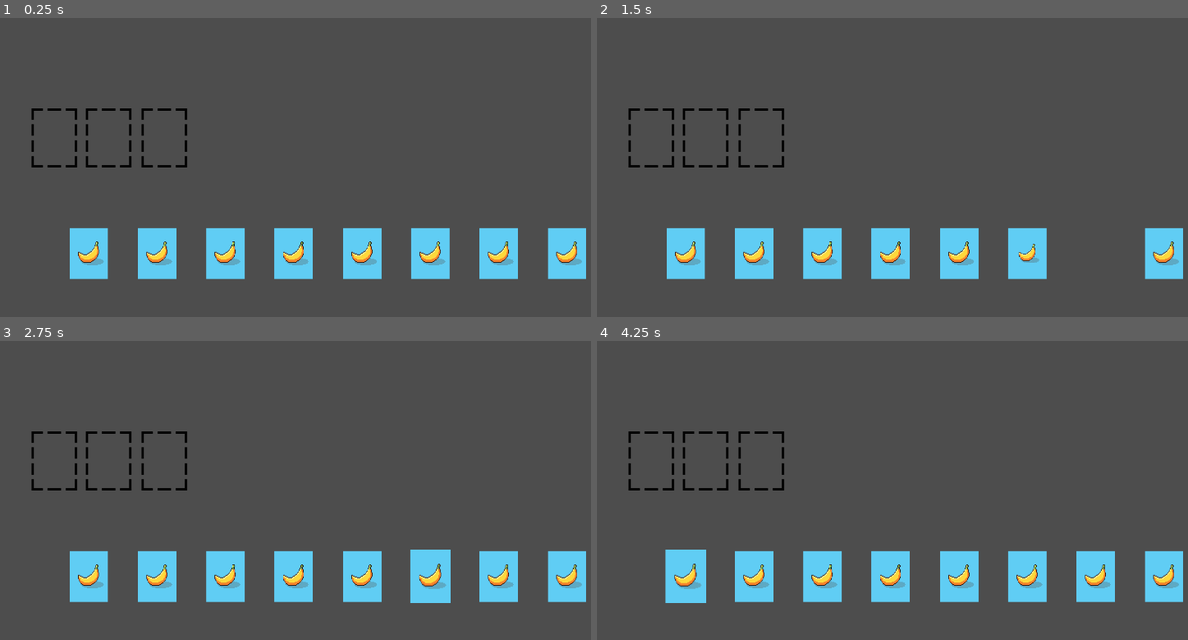
Above: before the commit, frames 1-4 (two rows, left to right).
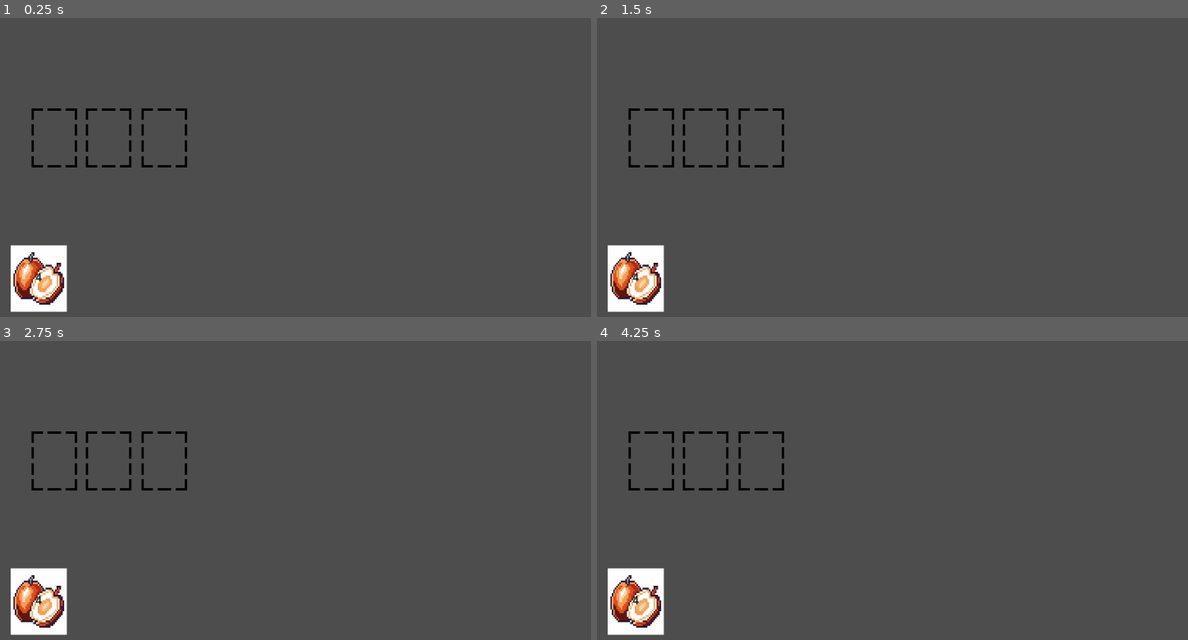
Above: after the commit, the same moments.

Repository: brianyangidea/Smorgascard-The-Game
Game: Godot game, scene res://scenes/main.tscn
Same seed, same stepped clock (60 frames per second), same inputs: the game is played once before the commit and once after it.
Inputs (mouse positions are in pixels of both pictures, inside the frame that each line leads up to):
- Up to frame 1 (0.25 s): no input
- Up to frame 2 (1.5 s): tap Enter at 0.5 s; drag from (1164, 254) to (957, 254) at 0.52 s; drag from (1093, 254) to (892, 254) at 1.27 s
- Up to frame 3 (2.75 s): move the mouse to (431, 577) at 2.02 s; click (431, 577) at 2.17 s
- Up to frame 4 (4.25 s): tap Space at 2.75 s; drag from (957, 577) to (756, 577) at 2.77 s; drag from (892, 577) to (685, 577) at 3.52 s

The runs differ from the first frame. In frame 1, 11% of the frame differs, in the area x 1-100%, y 70-99%; in frame 2, 10%; in frame 3, 11%; in frame 4, 11%, in the area x 1-100%, y 69-99%.

Commit message:
added card deck functionality and card drawing

Diff:
--- a/Smorgascard - The Card Game With Everything/smorgascard/scenes/main.tscn
+++ b/Smorgascard - The Card Game With Everything/smorgascard/scenes/main.tscn
@@ -3,6 +3,12 @@
 [ext_resource type="Script" uid="uid://dcqgtrbcuq60p" path="res://scripts/card_manager.gd" id="1_0wfyh"]
 [ext_resource type="Script" uid="uid://bbyyen8828fgs" path="res://scripts/player_hand.gd" id="3_jyhfs"]
 [ext_resource type="PackedScene" uid="uid://csthb6i22oggd" path="res://scenes/card_slot.tscn" id="3_sugp2"]
+[ext_resource type="Texture2D" uid="uid://cawedt8drcr1f" path="res://assets/apricot.jpg" id="4_jyhfs"]
+[ext_resource type="Script" uid="uid://darfsc8eg8eou" path="res://scripts/deck.gd" id="4_tbgi4"]
+[ext_resource type="Script" uid="uid://cdviw3mbqc62x" path="res://scripts/input_manager.gd" id="6_tefeu"]
+
+[sub_resource type="RectangleShape2D" id="RectangleShape2D_tbgi4"]
+size = Vector2(165, 194.5)
 
 [node name="main" type="Node2D" unique_id=162573375]
 
@@ -20,3 +26,33 @@
 
 [node name="player_hand" type="Node2D" parent="." unique_id=602123205]
 script = ExtResource("3_jyhfs")
+
+[node name="deck" type="Node2D" parent="." unique_id=1728130434]
+z_index = -2
+position = Vector2(113.16896, 873.46765)
+script = ExtResource("4_tbgi4")
+
+[node name="Sprite2D" type="Sprite2D" parent="deck" unique_id=1570224321]
+z_index = -2
+position = Vector2(-1.5258789e-05, 0)
+scale = Vector2(0.46857145, 0.5542857)
+texture = ExtResource("4_jyhfs")
+
+[node name="Area2D" type="Area2D" parent="deck" unique_id=695975885]
+collision_layer = 4
+collision_mask = 4
+
+[node name="CollisionShape2D" type="CollisionShape2D" parent="deck/Area2D" unique_id=1972467286]
+shape = SubResource("RectangleShape2D_tbgi4")
+
+[node name="RichTextLabel" type="RichTextLabel" parent="deck" unique_id=218979854]
+modulate = Color(0, 0, 0, 1)
+offset_left = -9.0
+offset_top = -28.0
+offset_right = 31.0
+offset_bottom = 12.0
+scale = Vector2(2, 2)
+text = "0"
+
+[node name="input_manager" type="Node2D" parent="." unique_id=239003621]
+script = ExtResource("6_tefeu")
--- a/Smorgascard - The Card Game With Everything/smorgascard/scripts/card_manager.gd
+++ b/Smorgascard - The Card Game With Everything/smorgascard/scripts/card_manager.gd
@@ -2,6 +2,7 @@
 
 const COLLISION_MASK_CARD = 1
 const COLLISION_MASK_CARD_SLOT = 2
+const DEFAULT_CARD_MOVE_SPEED = 0.1
 
 var card_being_dragged
 var screen_size
@@ -13,7 +14,7 @@
 func _ready() -> void:
 	screen_size = get_viewport_rect().size
 	player_hand_reference = $"../player_hand"
-
+	$"../input_manager".connect("left_mouse_button_released", on_left_click_released)
 
 #Called every frame. 'delta' is the elapsed time since the previous frame.
 func _process(_delta: float) -> void:
@@ -21,18 +22,6 @@
 		var mouse_pos = get_global_mouse_position()
 		card_being_dragged.position = Vector2(clamp(mouse_pos.x, 0, screen_size.x),
 			clamp(mouse_pos.y, 0, screen_size.y))
-
-
-#Called for input event. This case is a mouse click
-func _input(event):
-	if event is InputEventMouseButton and event.button_index == MOUSE_BUTTON_LEFT:
-		if event.pressed:
-			var card = check_for_card()
-			if card:
-				start_drag(card)
-		else:
-			if card_being_dragged:
-				finish_drag()
 
 
 #Simple fuction that scales down the card when it is being dragged
@@ -53,7 +42,7 @@
 		card_being_dragged.get_node("Area2D/CollisionShape2D").disabled = true
 		card_slot_found.card_in_slot = true
 	else:
-		player_hand_reference.add_card_to_hand(card_being_dragged)
+		player_hand_reference.add_card_to_hand(card_being_dragged, DEFAULT_CARD_MOVE_SPEED)
 	card_being_dragged = null
 
 
@@ -62,6 +51,10 @@
 	card.connect("hovered", card_hovered_over)
 	card.connect("hovered_off", card_hovered_off)
 
+
+func on_left_click_released():
+	if card_being_dragged:
+		finish_drag()
 
 #Called when card is hovered over. Calls highlight_card to turn on.
 func card_hovered_over(card):
--- /dev/null
+++ b/Smorgascard - The Card Game With Everything/smorgascard/scripts/deck.gd
@@ -0,0 +1,32 @@
+extends Node2D
+
+const CARD_SCENE_PATH = "res://scenes/card.tscn"
+const CARD_DRAW_SPEED = 0.2 #Controls speed at which cards are drawn out of deck
+
+#This variable contains the player's entire deck and all its cards
+var player_deck = ["knight", "knight", "knight", "knight"]
+
+# Called when the node enters the scene tree for the first time.
+func _ready() -> void:
+	$RichTextLabel.text = str(player_deck.size())
+
+
+# Called every frame. 'delta' is the elapsed time since the previous frame.
+func draw_card():
+	var card_drawn = player_deck[0]
+	player_deck.erase(card_drawn)
+
+	#Check if drawn card was last card in deck
+	#Disables deck and it's visibility if true
+	if player_deck.size() == 0:
+		$Area2D/CollisionShape2D.disabled = true
+		$Sprite2D.visible = false
+		$RichTextLabel.visible = false
+
+	$RichTextLabel.text = str(player_deck.size())
+	var card_scene = preload(CARD_SCENE_PATH)
+	var new_card = card_scene.instantiate()
+	new_card.position = self.position
+	$"../card_manager".add_child(new_card)
+	new_card.name = "Card"
+	$"../player_hand".add_card_to_hand(new_card, CARD_DRAW_SPEED)
--- /dev/null
+++ b/Smorgascard - The Card Game With Everything/smorgascard/scripts/input_manager.gd
@@ -0,0 +1,43 @@
+extends Node2D
+
+signal left_mouse_button_clicked
+signal left_mouse_button_released
+
+const COLLISION_MASK_CARD = 1
+const COLLISION_MASK_DECK = 4
+
+var card_manager_reference
+var deck_reference
+
+
+func _ready() -> void:
+	card_manager_reference = $"../card_manager"
+	deck_reference = $"../deck"
+
+
+func _input(event):
+	if event is InputEventMouseButton and event.button_index == MOUSE_BUTTON_LEFT:
+		if event.pressed:
+			emit_signal("left_mouse_button_clicked")
+			raycast_at_cursor()
+		else:
+			emit_signal("left_mouse_button_released")
+			pass
+
+
+func raycast_at_cursor():
+	var space_state = get_viewport().world_2d.direct_space_state
+	var parameters = PhysicsPointQueryParameters2D.new()
+	parameters.position = get_viewport().get_mouse_position()
+	parameters.collide_with_areas = true
+	var result = space_state.intersect_point(parameters)
+	if result.size() > 0:
+		var result_collision_mask = result[0].collider.collision_mask
+		if result_collision_mask == COLLISION_MASK_CARD:
+			#Card clicked
+			var card_found = result[0].collider.get_parent()
+			if card_found:
+				card_manager_reference.start_drag(card_found)
+		elif result_collision_mask == COLLISION_MASK_DECK:
+			#Deck clicked
+			deck_reference.draw_card()
--- a/Smorgascard - The Card Game With Everything/smorgascard/scripts/player_hand.gd
+++ b/Smorgascard - The Card Game With Everything/smorgascard/scripts/player_hand.gd
@@ -1,10 +1,9 @@
 extends Node2D
 
-const CARD_SCENE_PATH = "res://scenes/card.tscn"
 const CARD_WIDTH = 200
 const HAND_Y_POSITION = 800
+const DEFAULT_CARD_MOVE_SPEED = 0.2
 
-var hand_count = 8
 var player_hand = []
 var center_screen_x
 
@@ -13,32 +12,25 @@
 func _ready() -> void:
 	center_screen_x = get_viewport().size.x / 2
 
-	var card_scene = preload(CARD_SCENE_PATH)
-	for i in range(hand_count):
-		var new_card = card_scene.instantiate()
-		$"../card_manager".add_child(new_card)
-		new_card.name = "Card"
-		add_card_to_hand(new_card)
-
 
 #Used with a for loop to add cards to a player's hand
-func add_card_to_hand(card):
+func add_card_to_hand(card, speed):
 	if card not in player_hand:
 		player_hand.insert(0, card)
-		update_hand_positions()
+		update_hand_positions(speed)
 	else:
-		animate_card_to_position(card, card.hand_position)
+		animate_card_to_position(card, card.hand_position, DEFAULT_CARD_MOVE_SPEED)
 
 
 #Activate this function to check cards and update card positions in the hand.
 #Handy after a card is played
-func update_hand_positions():
+func update_hand_positions(speed):
 	for i in range(player_hand.size()):
 		#get new card position based on index
 		var new_position = Vector2(calculate_card_position(i), HAND_Y_POSITION)
 		var card = player_hand[i]
 		card.hand_position = new_position
-		animate_card_to_position(card, new_position)
+		animate_card_to_position(card, new_position, speed)
 
 
 #Helper function to calculate the proper position of where to put the card in hand
@@ -50,13 +42,13 @@
 
 #Responsible for that swoop animation of the card.
 #Change that number to change the speed of the animation
-func animate_card_to_position(card, new_position):
+func animate_card_to_position(card, new_position, speed):
 	var tween = get_tree().create_tween()
-	tween.tween_property(card, "position", new_position, 0.2)
+	tween.tween_property(card, "position", new_position, speed)
 
 
 #Erases cards from the player hand after they are played or such
 func remove_card_from_hand(card):
 	if card in player_hand:
 		player_hand.erase(card)
-		update_hand_positions()
+		update_hand_positions(DEFAULT_CARD_MOVE_SPEED)
Not shown, added: Smorgascard - The Card Game With Everything/smorgascard/scripts/deck.gd.uid
Not shown, added: Smorgascard - The Card Game With Everything/smorgascard/scripts/input_manager.gd.uid
